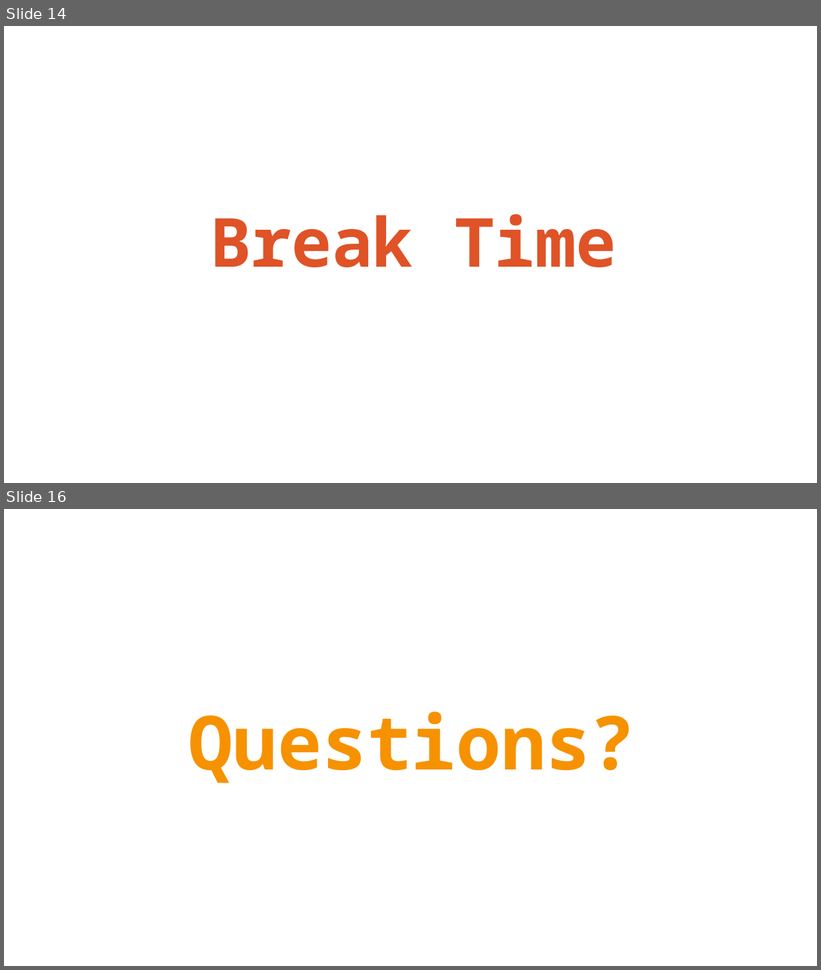
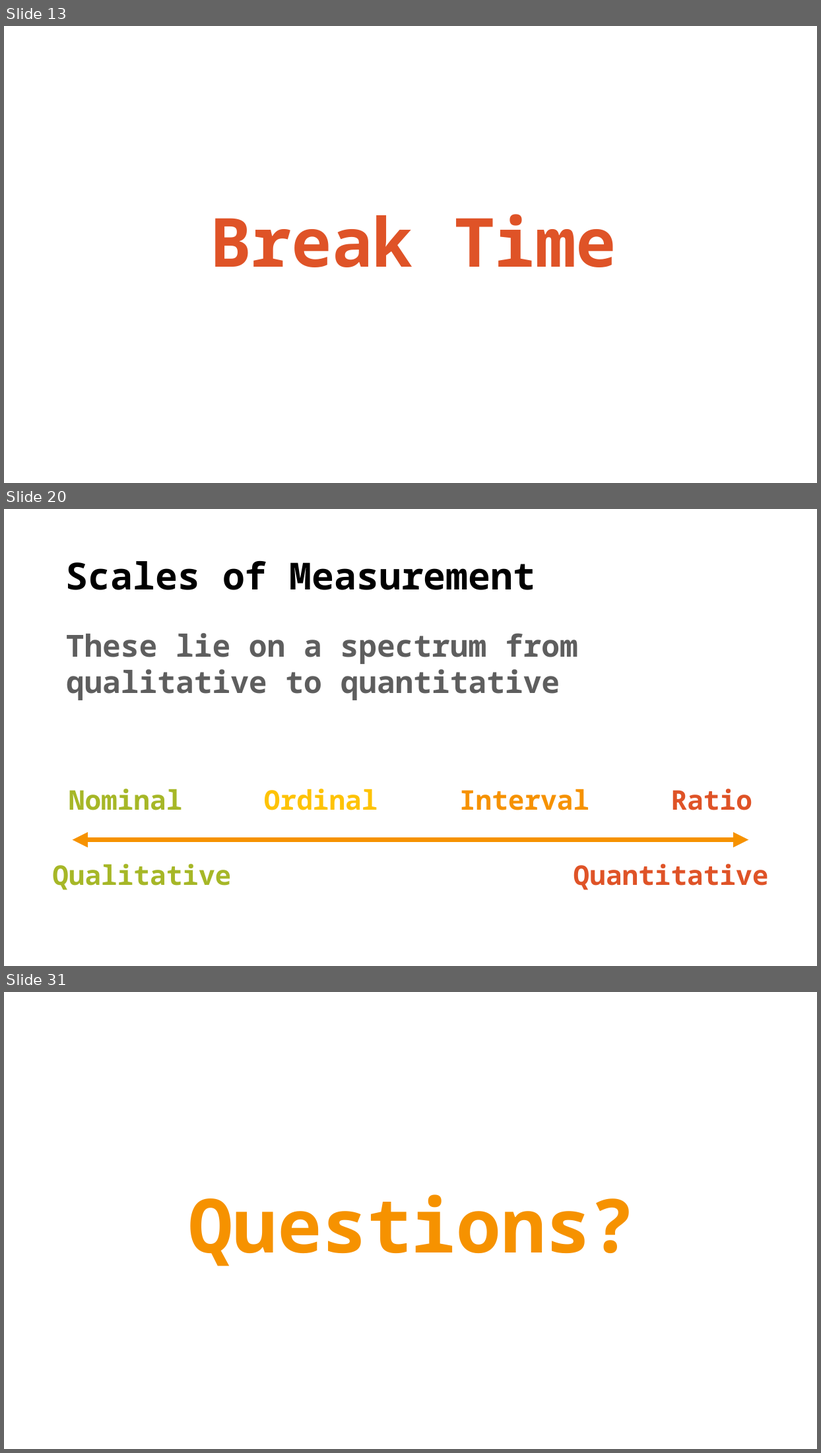
Before and after one commit to TysonStanley/EDU-6050, a slide deck: Slides/02_EDUC_6050_2018.pptx. Shown one above the other, each under a label of ours: slides 14 and 16 before the commit, slides 13, 20 and 31 after it; the slides between them are not shown. The pictures are 821x970 and 821x1453 pixels, drawn with LibreOffice and Linux fonts; fonts in the diff are those of the drawing. Boxes give left, top, right and bottom in pixels: in the first picture for what was removed or moved away, otherwise in the second. Text is boxed around its words. In the diff, an @@ line names an element or a change of style, - is before the commit and + after.

```diff
--- a/Slides/02_EDUC_6050_2018.pptx
+++ b/Slides/02_EDUC_6050_2018.pptx
@@ slide 20 added at (4, 509, 817, 966), background #FFFFFF @@
@@ title added at (66, 560, 536, 590), 44 pt, text #000000, bold @@
+Scales of Measurement
@@ text added at (66, 633, 578, 700), 36 pt, text #5E5E5E, bold @@
+These lie on a spectrum from qualitative to quantitative
@@ text added at (69, 789, 752, 811), 32 pt, text #F69200, bold @@
+Nominal Ordinal Interval Ratio
@@ double arrow added from (73, 840) to (748, 840), #F69200 6 pt @@
@@ text added at (52, 864, 769, 890), 32 pt, text #DF5327, bold @@
+Qualitative Quantitative
@@ what was slide 14 is now slide 13 @@
@@ what was slide 16 is now slide 31 @@
```
Also in this commit, not shown: 3 slides changed, 17 other slides added, 3 slides removed, 7 other files.
